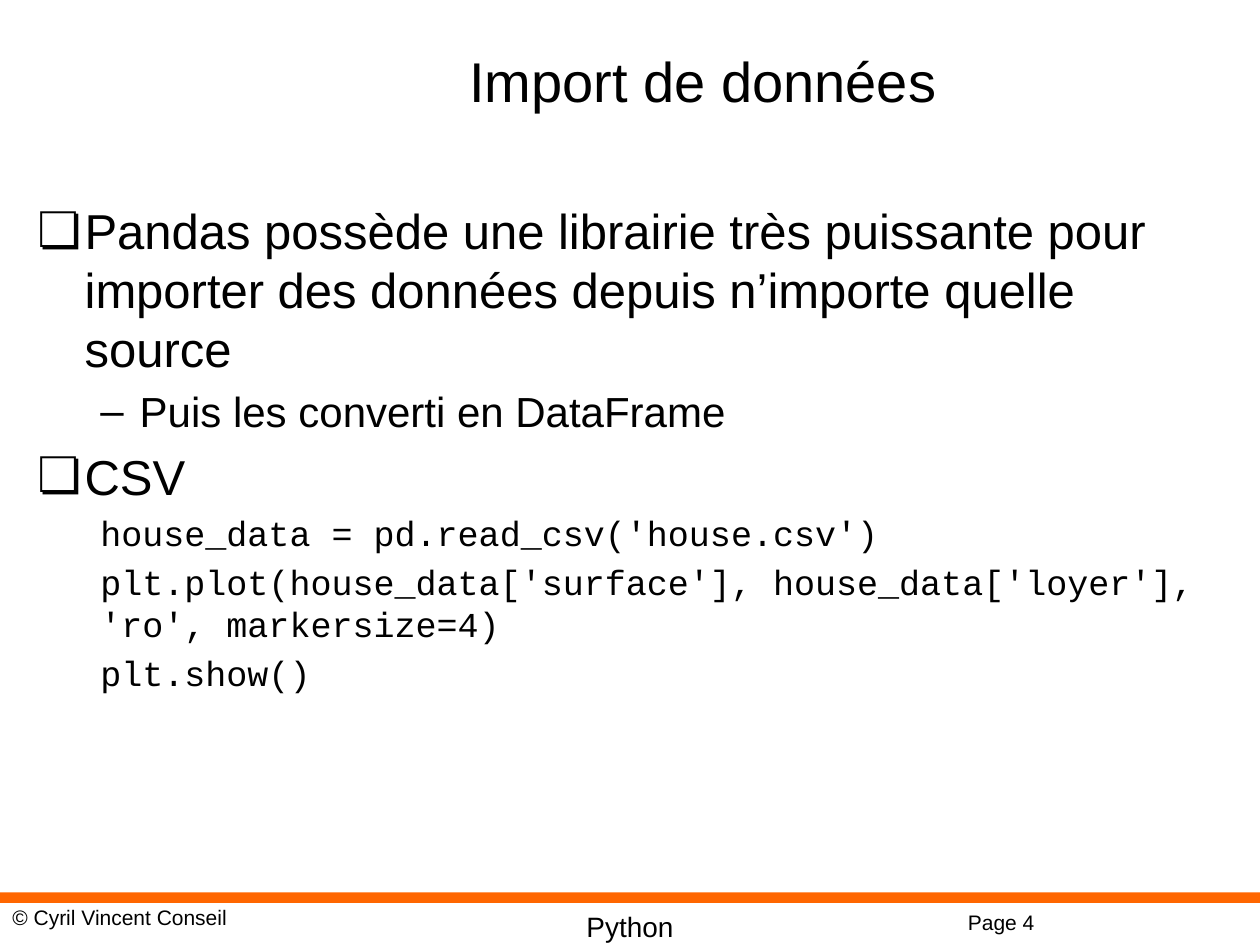
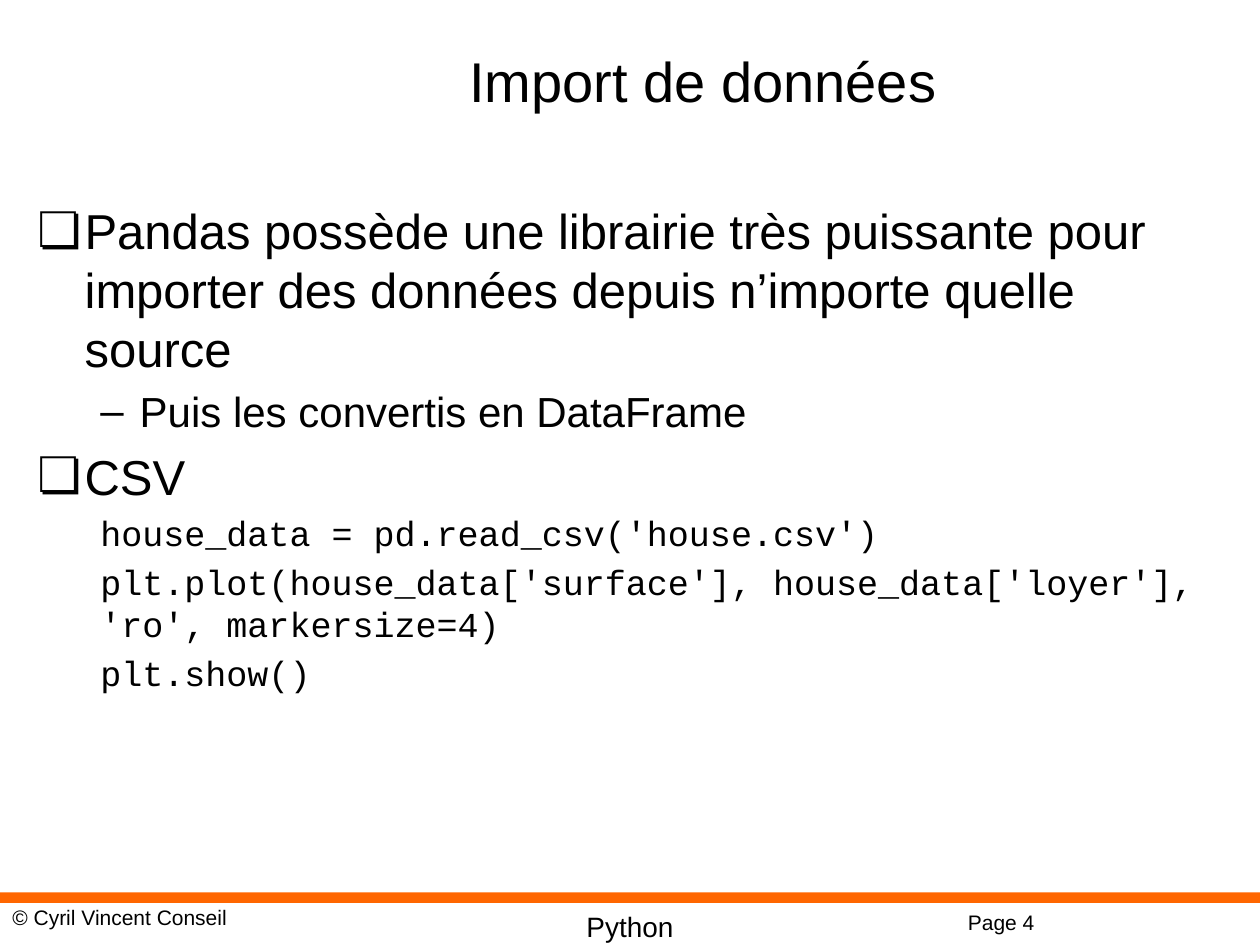
Before and after one commit to cyrilvincent/python-advanced, a slide deck: slide 4 of PPT/PythonMath11-Pandas.pptx. Drawn at 1260x945 pixels with LibreOffice and Linux fonts; fonts in the diff are those of the drawing; background and template pictures are left out. Boxes give left, top, right and bottom in pixels: in the first picture for what was removed or moved away, otherwise in the second. Text is boxed around its words. In the diff, an @@ line names an element or a change of style, - is before the commit and + after.

```diff
--- a/PPT/PythonMath11-Pandas.pptx
+++ b/PPT/PythonMath11-Pandas.pptx
@@ text at [140, 396, 746, 428]: text changed @@
-  – Puis les converti en DataFrame
+  – Puis les convertis en DataFrame
```
Also in this commit, not shown: 2 other files.
